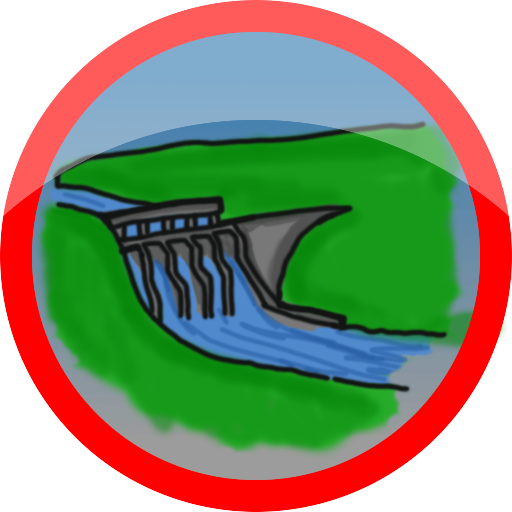
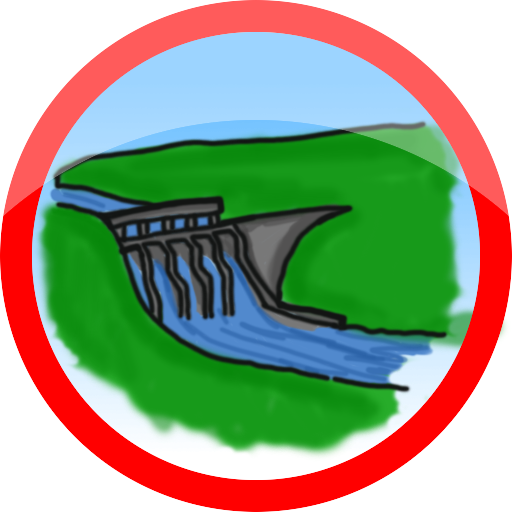
Layered file, before and after one edit (512×512). Changes by layer:
painted on "sky" over <box>32,32,480,480</box>
